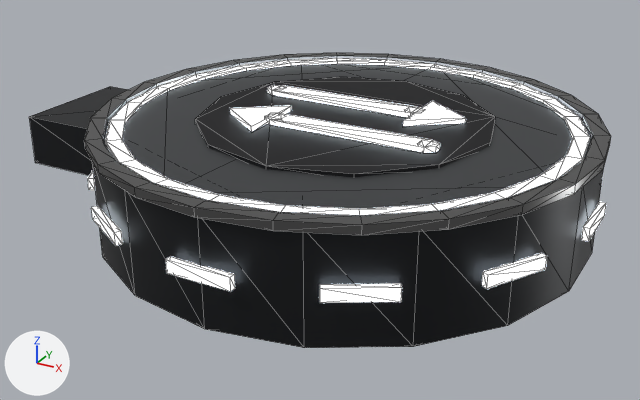
The glTF model assets/kit/Relay_Button_Switch_v2.glb as it was, and as the next commit left it.
Before and after are seen from a 50 mm camera at (3.08, -6.03, 2.42) aimed at (-0.28, 0.08, -0.63). The axes (+X, +Y, +Z) are drawn at lower left. The lights are the same throughout. The first picture is the older version. Mesh edges are drawn as thin lines. Where no turn or scale is listed for an object, it has been applied to the vertices. Vertices at exactly the same position are counted once.

Objects in the first picture: 'Glyph.002', 'Relay_Button_Switch_v2', 'Strut.002'.
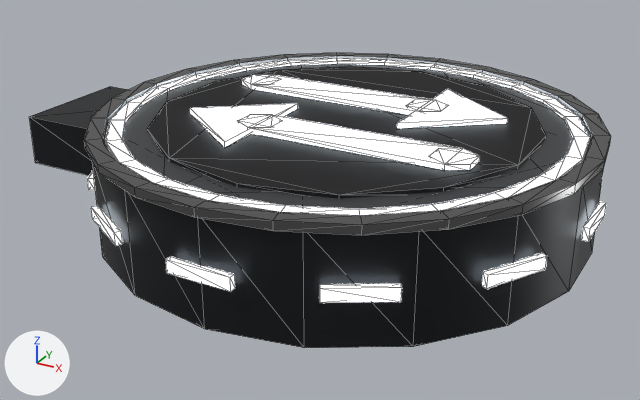
The change, as a list of edits to the scene's bpy script:
```text
Change me_glyph_002:
    used by ob_glyph_002; location = (0.0, 0.0, 0.0)
    remove me_glyph_002.from_pydata(...)  # 92 vertices, 164 faces; spans x -1.2..1.2, y -1.2..1.2, z 0.12..0.22
    add me_glyph_002.from_pydata(...)  # 88 vertices, 172 faces; spans x -1.52..1.52, y -1.56..1.56, z 0.12..0.22
    me_glyph_002 part 1: a new loose piece, a 14-sided cylinder along z spanning x -1.521..1.521, y -1.56..1.56, z 0.125..0.175, in mat_os_recess (black #1d1d1f)
    me_glyph_002 part 2: the loose piece of 6 vertices spanning x 0.48..0.88, y 0.04..0.64, z 0.17..0.22 is scaled about its middle by (1.77, 1.77, 1), then moved by (0.14, 0.15, 0.0)
    me_glyph_002 part 3: the loose piece of 6 vertices spanning x -0.88..-0.48, y -0.64..-0.04, z 0.17..0.22 is scaled about its middle by (1.77, 1.77, 1), then moved by (-0.14, -0.15, 0.0)
    me_glyph_002 part 4: the loose piece of 16 vertices spanning x -0.85..0.52, y 0.25..0.43, z 0.16..0.22 is rebuilt with 24 vertices and now spans x -1.26..0.65, y 0.32..0.67, z 0.16..0.22
    me_glyph_002 part 5: the loose piece of 16 vertices spanning x -0.52..0.85, y -0.43..-0.25, z 0.16..0.22 is rebuilt with 24 vertices and now spans x -0.65..1.26, y -0.67..-0.32, z 0.16..0.22
    me_glyph_002 part 6: the loose piece of 12 vertices spanning x -0.92..-0.78, y 0.25..0.43, z 0.16..0.22 is deleted
    me_glyph_002 part 7: the loose piece of 12 vertices spanning x 0.78..0.92, y -0.43..-0.25, z 0.16..0.22 is deleted
    me_glyph_002 part 8
    24 vertices are removed from x -1.2..1.2, y -1.2..1.2, z 0.12..0.18
    44 faces are deleted
```

Boxes (x1, y1, x2, y2) around the edits, measured in the pictures (640 x 400 px; the box of a moved part takes in the faces that stretch with it):
'Glyph.002', reshaped (33% wider, 33% taller): before (195, 77, 495, 177); after (147, 66, 546, 199)
part 1 of me_glyph_002, added: after (147, 66, 546, 199)
part 2 of me_glyph_002, moved or reshaped: before (403, 101, 466, 126); after (397, 89, 508, 128)
part 3 of me_glyph_002, moved or reshaped: before (230, 106, 291, 131); after (190, 103, 298, 147)
part 4 of me_glyph_002, rebuilt (34% wider, 24% taller): before (272, 85, 425, 117); after (242, 75, 447, 115)
part 5 of me_glyph_002, rebuilt (45% wider, 40% taller): before (265, 113, 432, 152); after (238, 115, 480, 170)
part 6 of me_glyph_002, deleted: before (267, 85, 285, 94)
part 7 of me_glyph_002, deleted: before (417, 140, 440, 152)
part 8 of me_glyph_002, deleted: before (195, 77, 495, 177)
